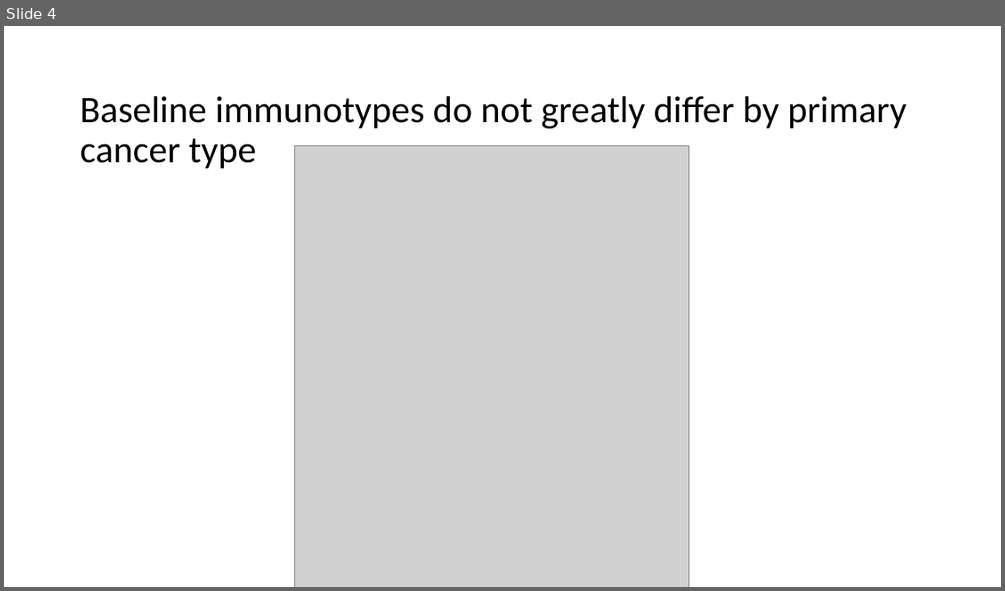
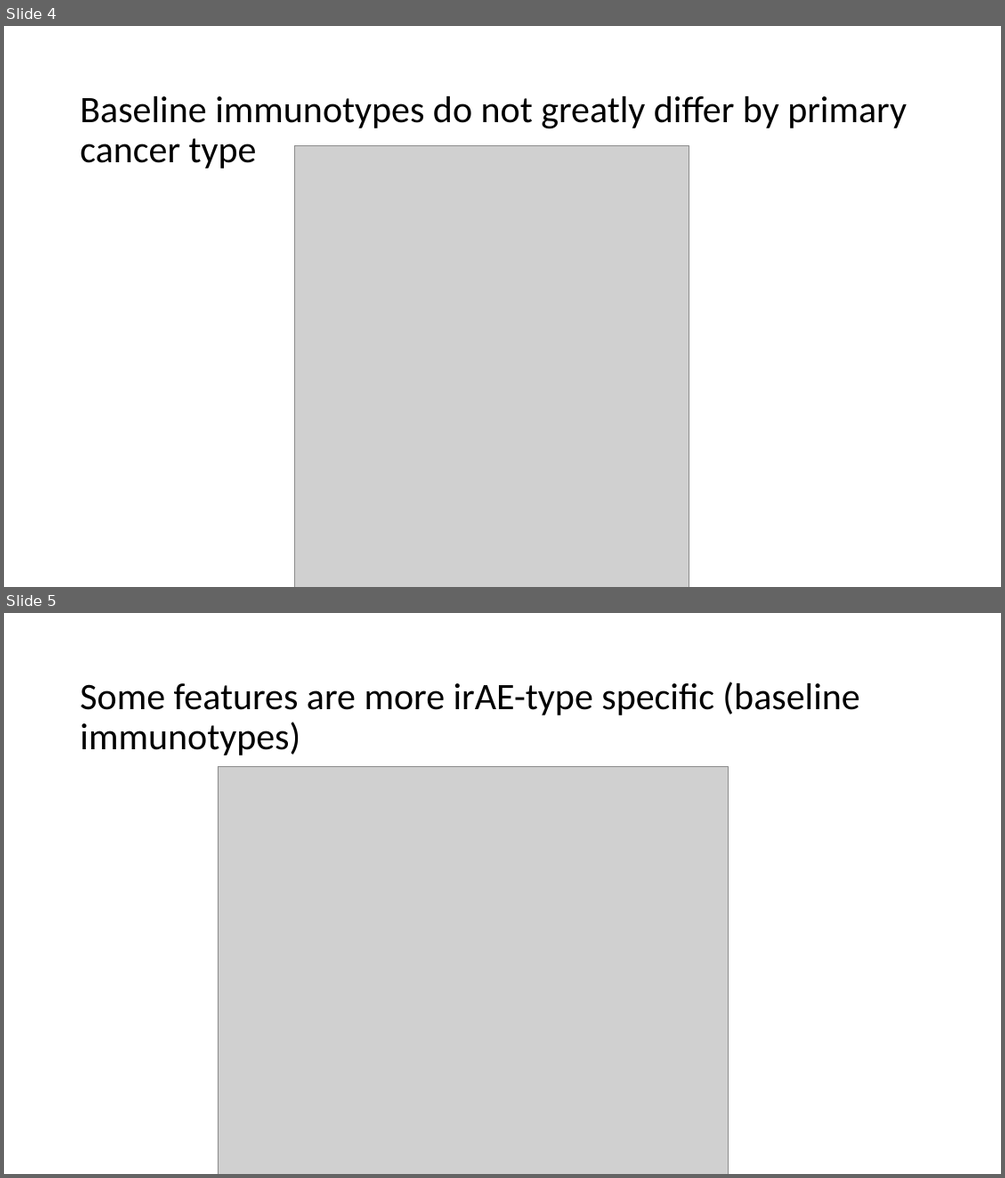
Before and after one commit to tybottorff/bottorffdocs, a slide deck: presentations/weekly_meetings/2024_11_21.pptx. Shown one above the other, each under a label of ours: slide 4 before the commit, slides 4 and 5 after it. The pictures are 1005x591 and 1005x1178 pixels, drawn with LibreOffice and Linux fonts; fonts in the diff are those of the drawing; grey boxes stand for pictures. Boxes give left, top, right and bottom in pixels: in the first picture for what was removed or moved away, otherwise in the second. Text is boxed around its words. In the diff, an @@ line names an element or a change of style, - is before the commit and + after.

Commit message:
Add NCI baseline progress

```diff
--- a/presentations/weekly_meetings/2024_11_21.pptx
+++ b/presentations/weekly_meetings/2024_11_21.pptx
@@ slide 5 added at <box>4,613,1001,1174</box>, background #FFFFFF @@
@@ title added at <box>80,682,859,755</box>, 36 pt, text #000000 @@
+Some features are more irAE-type specific (baseline immunotypes)
@@ picture added at <box>218,766,728,1174</box> @@
```
Also in this commit, not shown: 4 slides changed, 2 other slides added, 1 slide removed.
